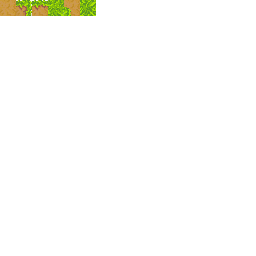
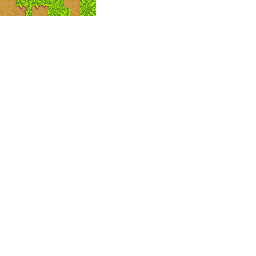
Layers edited between the first and the second 256px x 256px image:
painted on "side" over (16, 0, 64, 16)
